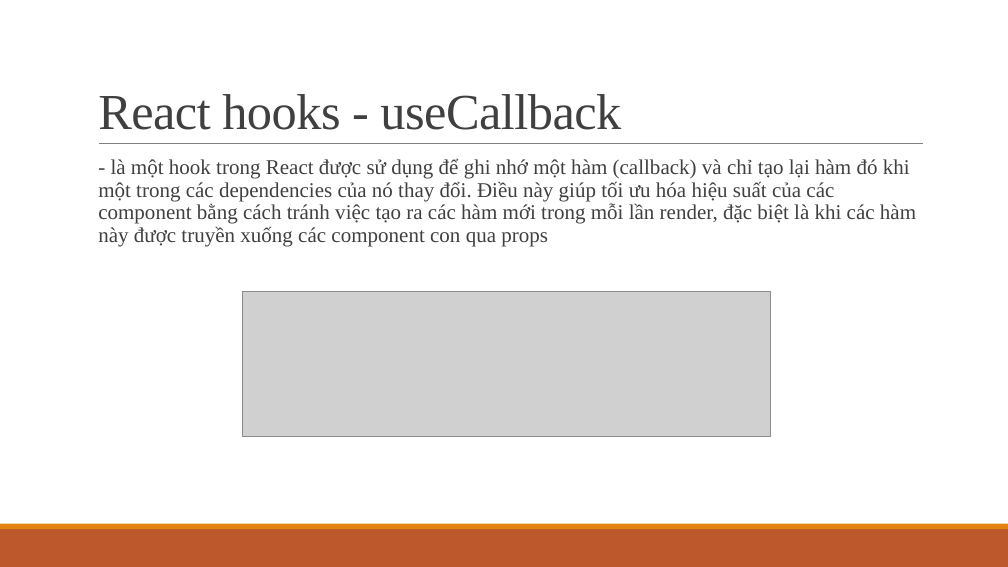
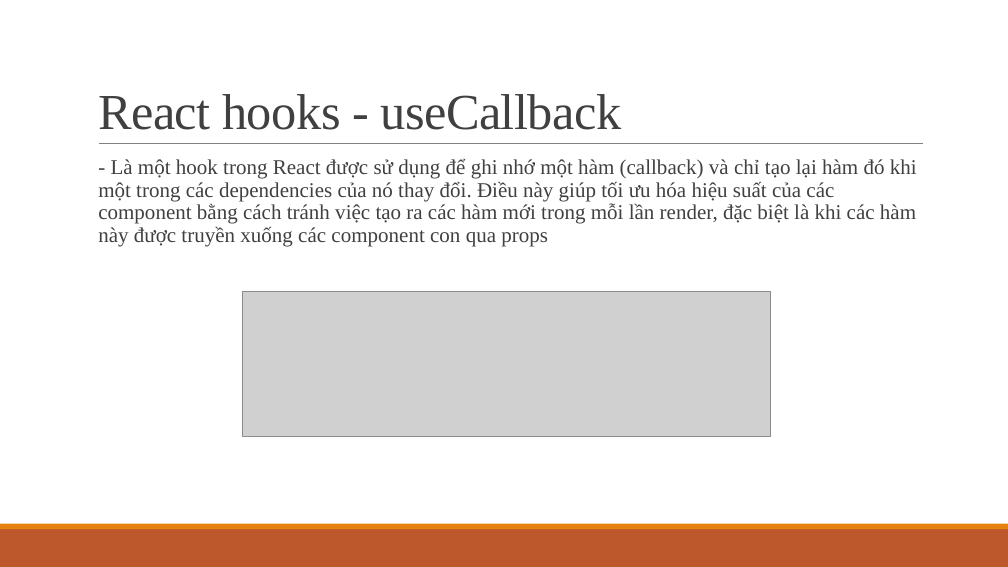
Before and after one commit to ddinhftieens/tranning-react, a slide deck: slide 27 of react_ts.pptx. Drawn at 1008x567 pixels with LibreOffice and Linux fonts; fonts in the diff are those of the drawing; grey boxes stand for pictures. Boxes give left, top, right and bottom in pixels: in the first picture for what was removed or moved away, otherwise in the second. Text is boxed around its words. In the diff, an @@ line names an element or a change of style, - is before the commit and + after.

```diff
--- a/react_ts.pptx
+++ b/react_ts.pptx
@@ text at <box>98,159,917,247</box>: text changed @@
-  - là một hook trong React được sử dụng để ghi nhớ một hàm (callback) và chỉ tạo lại hàm đó khi một trong các dependencies của nó thay đổi. Điều này giúp tối ưu hóa hiệu suất của các component bằng cách tránh việc tạo ra các hàm mới trong mỗi lần render, đặc biệt là khi các hàm này được truyền xuống các component con qua props
+  - Là một hook trong React được sử dụng để ghi nhớ một hàm (callback) và chỉ tạo lại hàm đó khi một trong các dependencies của nó thay đổi. Điều này giúp tối ưu hóa hiệu suất của các component bằng cách tránh việc tạo ra các hàm mới trong mỗi lần render, đặc biệt là khi các hàm này được truyền xuống các component con qua props
```
Also in this commit, not shown: 4 other slides changed, 8 other files.
